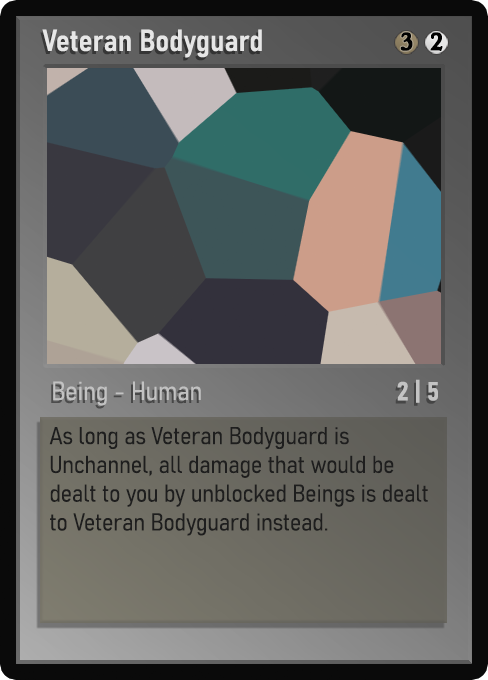
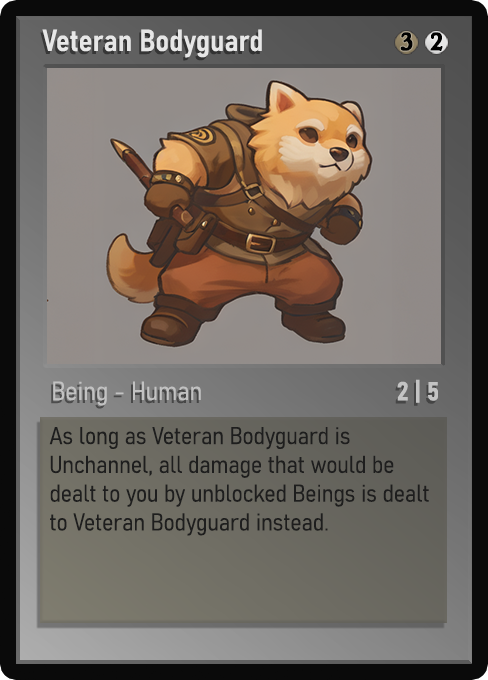
Before/after of a 488px x 680px layered artwork. What changed in the layer stack:
painted on "Name" over [57, 29, 258, 58]
painted on "AtkDef" over [398, 382, 438, 401]
painted on "Class" over [53, 381, 188, 405]
painted on "Desc_norm" over [50, 427, 429, 536]
painted on "Artwork" over [47, 68, 441, 364]
